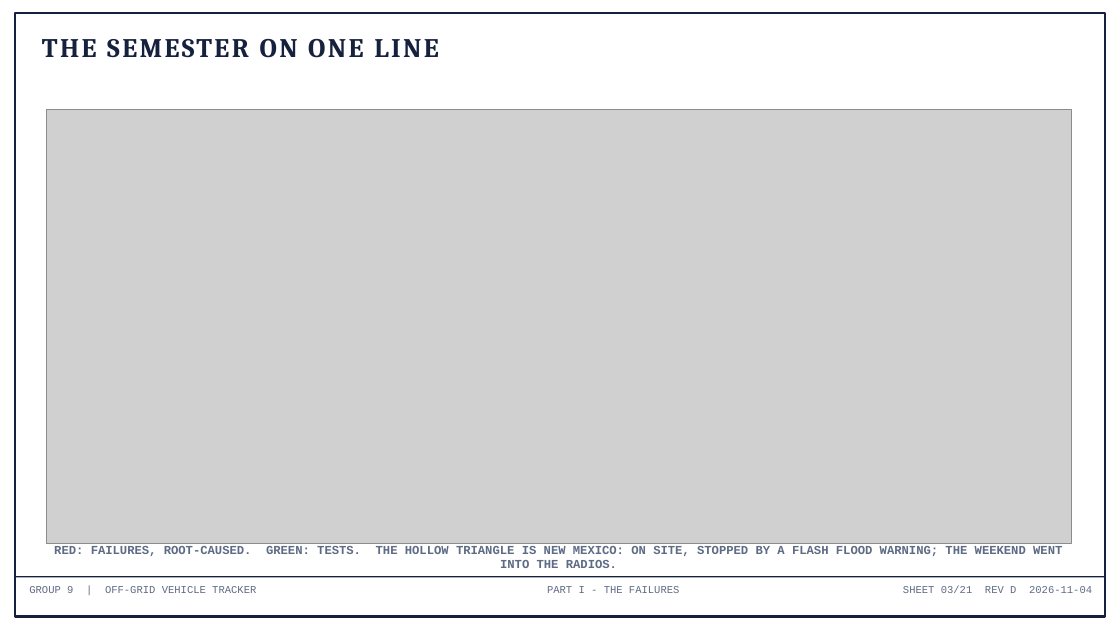
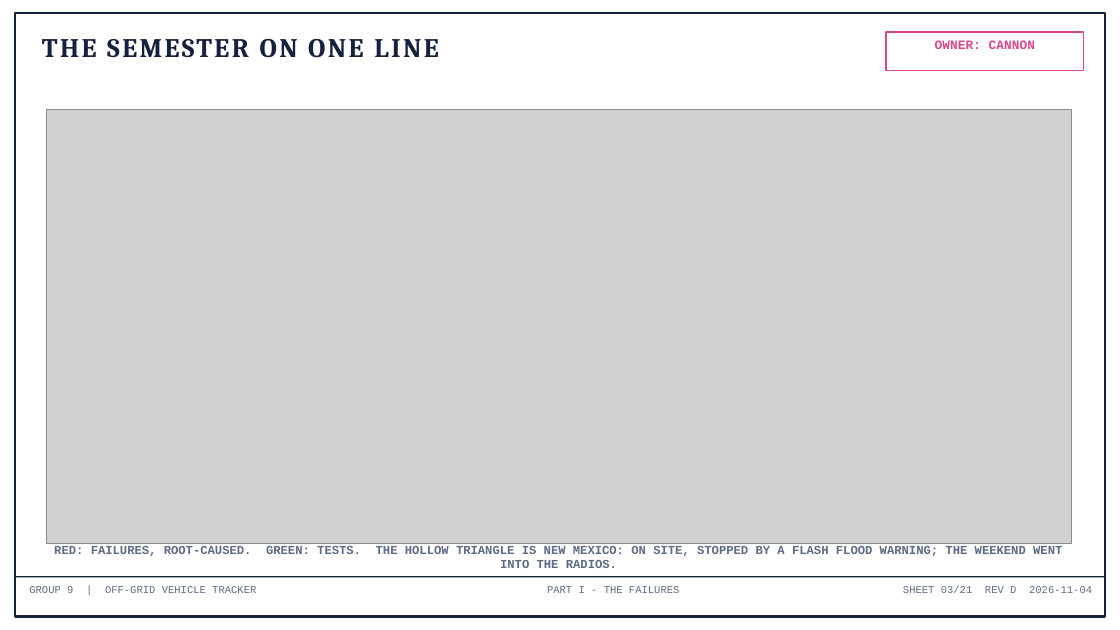
Before and after one commit to deosgracius/offgrid-vehicle-tracker, a slide deck: slide 3 of docs/presentations/Group9_Presentation.pptx. Drawn at 1120x630 pixels with LibreOffice and Linux fonts; fonts in the diff are those of the drawing; grey boxes stand for pictures. Boxes give left, top, right and bottom in pixels: in the first picture for what was removed or moved away, otherwise in the second. Text is boxed around its words. In the diff, an @@ line names an element or a change of style, - is before the commit and + after.

```diff
--- a/docs/presentations/Group9_Presentation.pptx
+++ b/docs/presentations/Group9_Presentation.pptx
@@ rectangle added at (886,32,1084,71), fill #FFFFFF, outline #D9488C 1.5 pt @@
@@ text added at (935,40,1035,49), 11 pt, text #D9488C, bold @@
+OWNER: CANNON
```
Also in this commit, not shown: 8 other slides changed, 1 other file.
